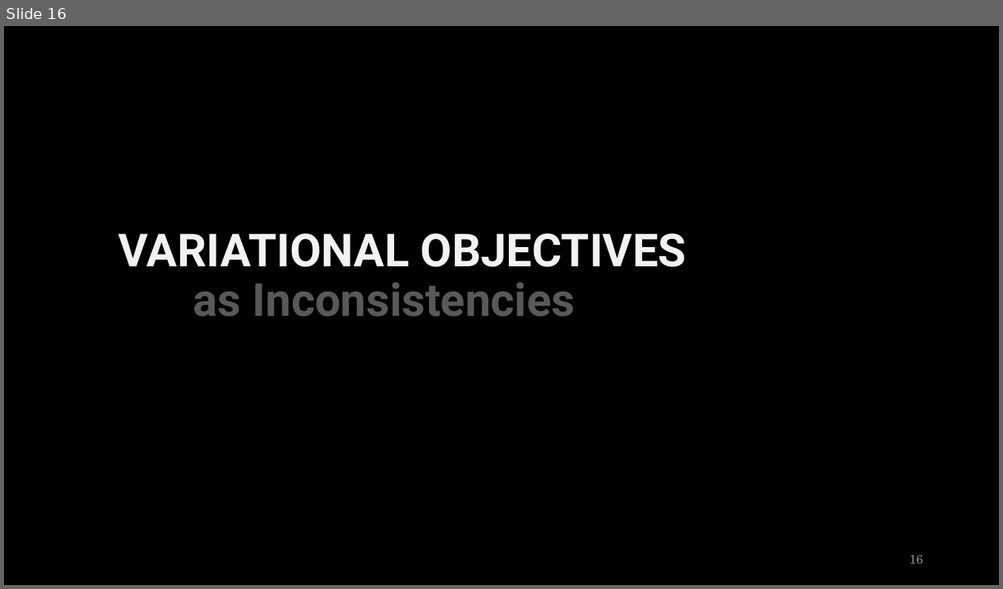
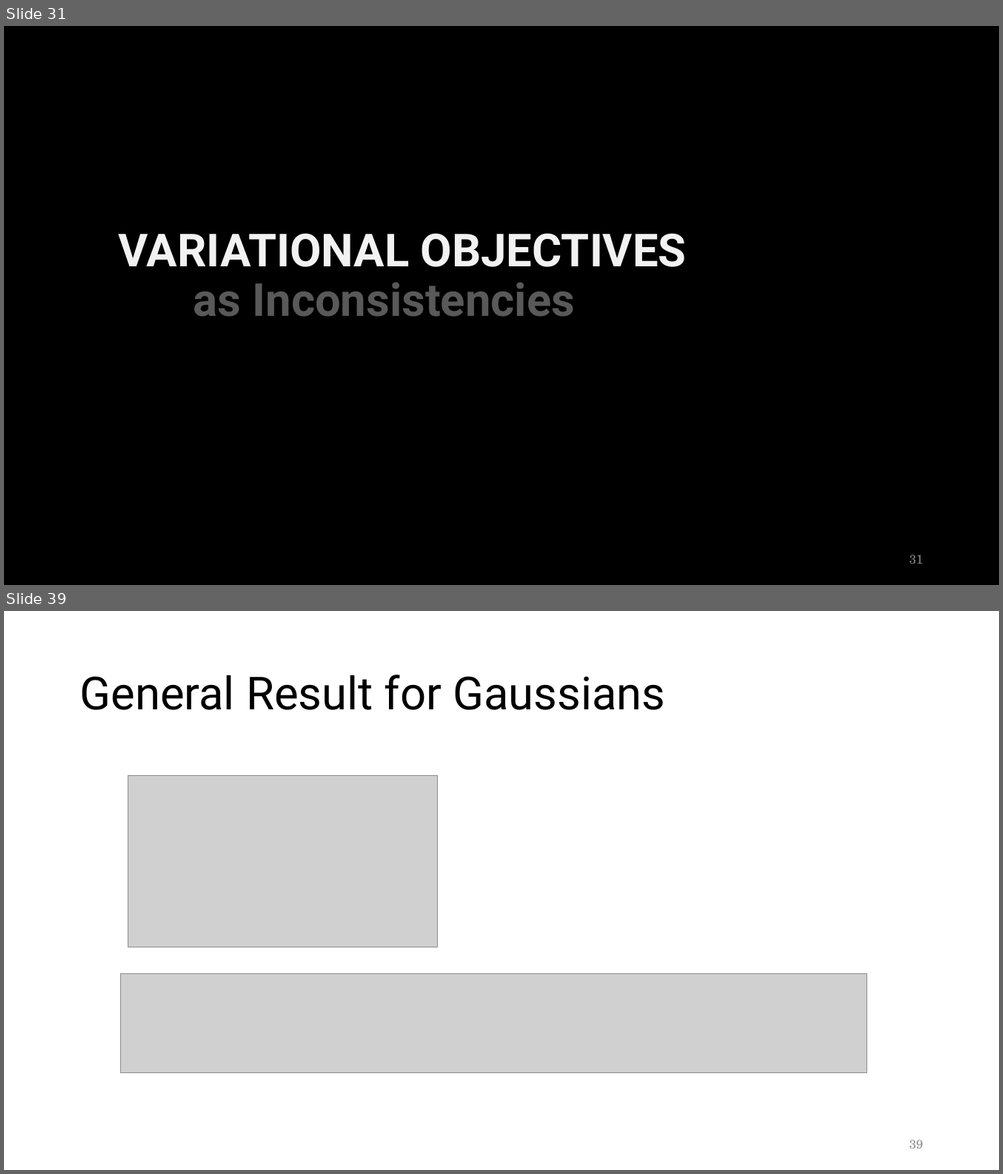
Before and after one commit to orichardson/pdg-expts, a slide deck: present/ai-seminar-2023/one-true-loss--45min.pptx. Shown one above the other, each under a label of ours: slide 16 before the commit, slides 31 and 39 after it; the slides between them are not shown. The pictures are 1003x589 and 1003x1174 pixels, drawn with LibreOffice and Linux fonts; fonts in the diff are those of the drawing; grey boxes stand for pictures. Boxes give left, top, right and bottom in pixels: in the first picture for what was removed or moved away, otherwise in the second. Text is boxed around its words. In the diff, an @@ line names an element or a change of style, - is before the commit and + after.

```diff
--- a/present/ai-seminar-2023/one-true-loss--45min.pptx
+++ b/present/ai-seminar-2023/one-true-loss--45min.pptx
@@ slide 39 added at box(4, 611, 999, 1170), background #FFFFFF @@
@@ title added at box(79, 675, 665, 710), 44 pt, text #000000 @@
+General Result for Gaussians
@@ picture added at box(128, 775, 438, 947) @@
@@ picture added at box(120, 974, 867, 1073) @@
@@ page number added at box(909, 1140, 923, 1149), 12 pt, text #8C8C8C @@
+39
@@ what was slide 16 is now slide 31 @@
@@ page number at box(909, 555, 923, 564): text changed @@
-16
+31
```
Also in this commit, not shown: 16 slides changed, 18 other slides added.
